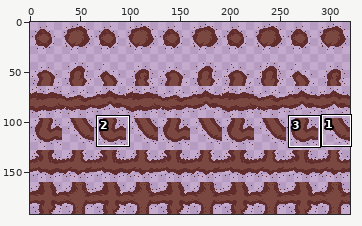
Two versions of one sprite sheet, Assets/Sprites/Aesthetic pack base set (Free)/Trail_New.png. The first picture is a wide view before the edit; the outline marks the close-up.
Close-up. Before:
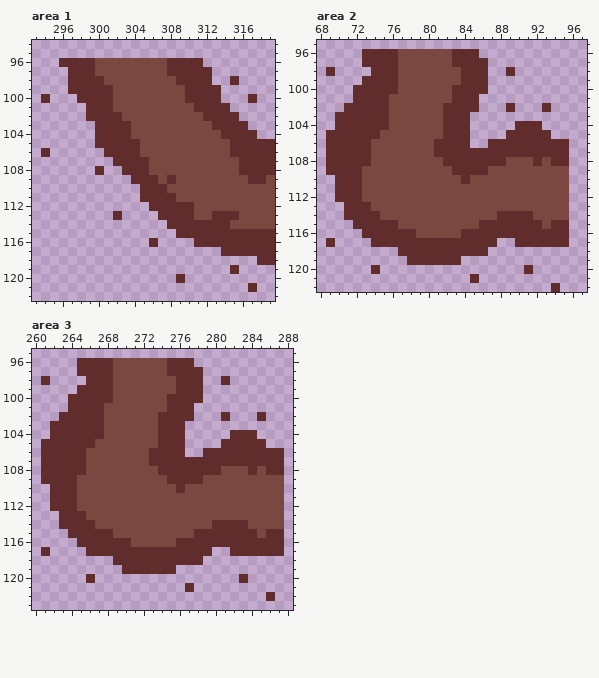
The file is 320x192 pixels. Shown: area 1: x 293..319, y 94..122; area 2: x 68..97, y 95..122; area 3: x 260..288, y 95..123. The commit also changed other parts of the picture, which this record leaves out.
After the commit:
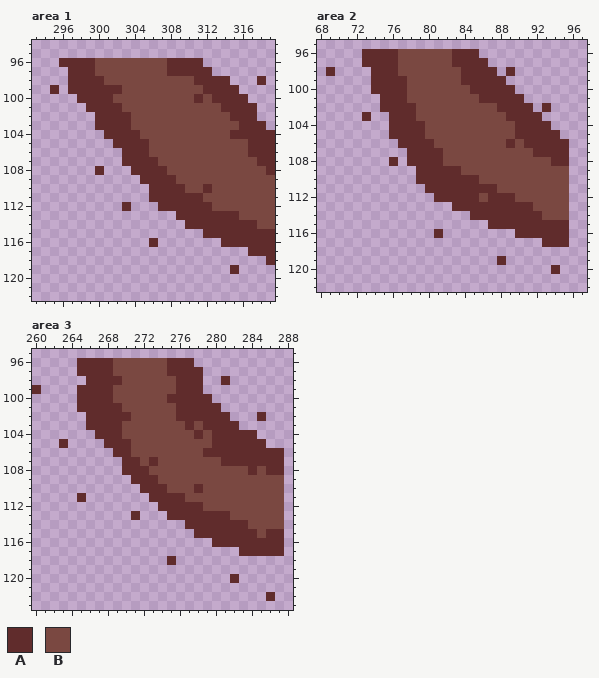
Palette (. is transparent): A #602c2c  B #7a4841
Edits made:
--- area 1
@@ x 293..319 @@
  97 ....AAABBBBBBBBAAAAA.......
- 98 ....AAAABBBBBBBBAAAA..A....
- 99 ....AAAAABBBBBBBBAAAA......
-100 .A...AAAABBBBBBBBAAAA...A..
-101 ......AAABBBBBBBBBAAAA.....
-102 ......AAAABBBBBBBBBAAAA....
-103 .......AAAABBBBBBBBBAAAA...
-104 .......AAAABBBBBBBBBBAAAA..
-105 .......AAAAABBBBBBBBBBAAAAA
-106 .A......AAAABBBBBBBBBBAAAAA
-107 .........AAAABBBBBBBBBBAAAA
-108 .......A..AAABBBBBBBBBBAAAA
-109 ...........AAABABBBBBBBBAAB
-110 ............AAABBBBBBBBBBBB
-111 ............AAAABBBBBBBBBBB
-112 .............AAAAABBBBBBBBB
-113 .........A....AAAABBAAABBBB
-114 ...............AAAAAAABBBBB
-115 ................AAAAAAAAAAA
-116 .............A....AAAAAAAAA
-117 .....................AAAAAA
-118 .........................AA
+ 98 ....AAAABBBBBBBBBBAAAA...A.
+ 99 ..A.AAAAAABBBBBBBBBAAAA....
+100 .....AAAABBBBBBBBBABAAAA...
+101 ......AAAABBBBBBBBBBBAAAA..
+102 .......AAAABBBBBBBBBBBAAA..
+103 .......AAAABBBBBBBBBBBBAAA.
+104 ........AAAABBBBBBBBBBAAAAA
+105 .........AAAABBBBBBBBBBBAAA
+106 ..........AAABBBBBBBBBBBAAA
+107 ..........AAAABBBBBBBBBBBAA
+108 .......A...AAAABBBBBBBBBBBA
+109 ............AAAABBBBBBBBBBB
+110 .............AAAABBABBBBBBB
+111 .............AAAAAABBBBBBBB
+112 ..........A...AAAAAABBBBBBB
+113 ................AAAAAAABBBB
+114 .................AAAAAAAABB
+115 ...................AAAAAAAA
+116 .............A.......AAAAAA
+117 ........................AAA
+118 ..........................A
 119 ......................A....
-120 ................A..........
-121 ........................A..
+120 ...........................
+121 ...........................
 122 ...........................
--- area 2
@@ x 68..97 @@
  97 .....AAAABBBBBBAAAA...........
- 98 .A....AAABBBBBBBAAA..A........
- 99 .....AAAABBBBBBBAAA...........
-100 ....AAAAABBBBBBAAAA...........
-101 ....AAAABBBBBBBAAA............
-102 ...AAAAABBBBBBAAAA...A...A....
-103 ..AAAAAABBBBBBAAA.............
-104 ..AAAAAABBBBBBAAA.....AAA.....
-105 .AAAAAABBBBBBBAAA....AAAAA....
-106 .AAAAABBBBBBBAAAA..AAAAAAAAA..
-107 .AAAAABBBBBBBAAAAAAAAAAAAAAA..
-108 .AAAAABBBBBBBBAAAAAAABBBABAA..
-109 .AAAABBBBBBBBBBAAAABBBBBBBBB..
-110 ..AAABBBBBBBBBBBABBBBBBBBBBB..
-111 ..AAABBBBBBBBBBBBBBBBBBBBBBB..
-112 ..AAABBBBBBBBBBBBBBBBBBBBBBB..
-113 ...AAABBBBBBBBBBBBBBBBBBBBBB..
-114 ...AAAABBBBBBBBBBBBBAAAABBBB..
-115 ....AAAAABBBBBBBBBAAAAAAABAA..
-116 .....AAAAAABBBBBAAAAAAAAAAAA..
-117 .A....AAAAAAAAAAAAAA..AAAAAA..
-118 .........AAAAAAAAAA...........
-119 ..........AAAAAA..............
-120 ......A................A......
-121 .................A............
-122 ..........................A...
+ 98 .A....AAABBBBBBBAAAA.A........
+ 99 ......AAAABBBBBBAAAAA.........
+100 ......AAAABBBBBBBAAAAA........
+101 .......AAABBBBBBBBAAAAA.......
+102 .......AAAABBBBBBBBBAAAA.A....
+103 .....A..AAABBBBBBBBBBAAAA.....
+104 ........AAAABBBBBBBBBBAAAA....
+105 ........AAAABBBBBBBBBBAAAAA...
+106 .........AAAABBBBBBBBABAAAAA..
+107 ..........AAAABBBBBBBBBBAAAA..
+108 ........A.AAAABBBBBBBBBBBBAA..
+109 ...........AAAAABBBBBBBBBBBB..
+110 ...........AAAAAAABBBBBBBBBB..
+111 ............AAAAAAAABBBBBBBB..
+112 .............AAAAABAAABBBBBB..
+113 ...............AAAAAAAAABBBB..
+114 .................AAAAAAAABBB..
+115 ...................AAAAAAAAA..
+116 .............A........AAAAAA..
+117 .........................AAA..
+118 ..............................
+119 ....................A.........
+120 ..........................A...
+121 ..............................
+122 ..............................
--- area 3
@@ x 260..288 @@
  97 .....AAAABBBBBBAAAA..........
- 98 .A....AAABBBBBBBAAA..A.......
- 99 .....AAAABBBBBBBAAA..........
-100 ....AAAAABBBBBBAAAA..........
-101 ....AAAABBBBBBBAAA...........
-102 ...AAAAABBBBBBAAAA...A...A...
-103 ..AAAAAABBBBBBAAA............
-104 ..AAAAAABBBBBBAAA.....AAA....
-105 .AAAAAABBBBBBBAAA....AAAAA...
-106 .AAAAABBBBBBBAAAA..AAAAAAAAA.
-107 .AAAAABBBBBBBAAAAAAAAAAAAAAA.
-108 .AAAAABBBBBBBBAAAAAAABBBABAA.
-109 .AAAABBBBBBBBBBAAAABBBBBBBBB.
-110 ..AAABBBBBBBBBBBABBBBBBBBBBB.
-111 ..AAABBBBBBBBBBBBBBBBBBBBBBB.
-112 ..AAABBBBBBBBBBBBBBBBBBBBBBB.
-113 ...AAABBBBBBBBBBBBBBBBBBBBBB.
-114 ...AAAABBBBBBBBBBBBBAAAABBBB.
-115 ....AAAAABBBBBBBBBAAAAAAABAA.
-116 .....AAAAAABBBBBAAAAAAAAAAAA.
-117 .A....AAAAAAAAAAAAAA..AAAAAA.
-118 .........AAAAAAAAAA..........
-119 ..........AAAAAA.............
-120 ......A................A.....
-121 .................A...........
+ 98 ......AAAABBBBBBAAA..A.......
+ 99 A....AAAABBBBBBBAAA..........
+100 .....AAAABBBBBBAAAAA.........
+101 .....AAAAABBBBBBAAAAA........
+102 ......AAAAABBBBBAAAAAA...A...
+103 ......AAAABBBBBBBABAAAA......
+104 .......AAABBBBBBBBABAAAAA....
+105 ...A....AAABBBBBBBBBAAAAAA...
+106 .........AABBBBBBBBAAAAAAAAA.
+107 ..........AABABBBBBBBAAAAAAA.
+108 ..........AAABBBBBBBBBBBABAA.
+109 ...........AAABBBBBBBBBBBBBB.
+110 ............AAABBBABBBBBBBBB.
+111 .....A.......AAAABBBBBBBBBBB.
+112 ..............AAAAABBBBBBBBB.
+113 ...........A...AAAAAAABBBBBB.
+114 .................AAAAAAABBBB.
+115 ..................AAAAAAABAA.
+116 ....................AAAAAAAA.
+117 .......................AAAAA.
+118 ...............A.............
+119 .............................
+120 ......................A......
+121 .............................
 122 ..........................A..
Changed places in both close-ups, as pixel boxes (x1, y1, x2, y2):
changed: (86, 76, 275, 292)
changed: (41, 85, 59, 103)
erased: (41, 148, 50, 157)
changed: (326, 67, 560, 292)
changed: (32, 376, 248, 592)
